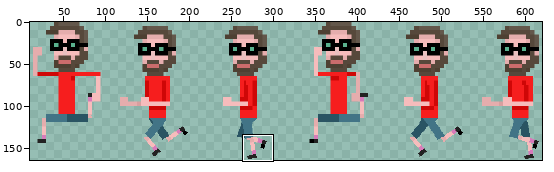
File history of a sprite sheet, frontend/src/game/assets/sprites/characters/martin/martin_run_left.png. Above: a wide view before the commit, with the close-up outlined.
Close-up. As it was:
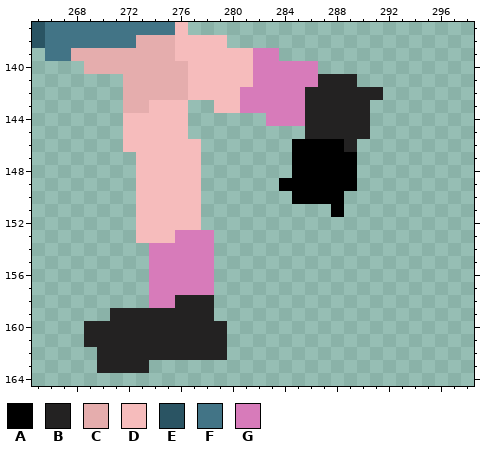
The file is 510x165 pixels. Shown: x 265..298, y 137..164. The old version is drawn lined up with the new one. The wide view leaves out empty margins. The commit also changed other parts of the picture, which this record leaves out.
Palette (. is transparent): A #000000  B #232222  C #e5adad  D #f6bcbc  E #2a5463  F #427486  G #d77bba
Pixels before, first column x 265:
137 EFFFFFFFFFFD...............
138 EFFFFFFFCCCDDDD............
139 .FFCCCCCCCCDDDDDDGG........
140 ....CCCCCCCCDDDDDGGGGG.....
141 .......CCCCCDDDDDGGGGGBBB..
142 .......CCCCCDDDDGGGGGBBBBBB
143 .......CCDDD..DDGGGGGBBBBB.
144 .......DDDDD......GGGBBBBB.
145 .......DDDDD.........BBBBB.
146 .......DDDDDD.......AAAAB..
147 ........DDDDD.......AAAAA..
148 ........DDDDD.......AAAAA..
149 ........DDDDD......AAAAAA..
150 ........DDDDD.......AAAA...
151 ........DDDDD..........A...
152 ........DDDDD..............
153 ........DDDGGG.............
154 .........GGGGG.............
155 .........GGGGG.............
156 .........GGGGG.............
157 .........GGGGG.............
158 .........GGBBB.............
159 ......BBBBBBBB.............
160 ....BBBBBBBBBBB............
161 ....BBBBBBBBBBB............
162 .....BBBBBBBBBB............
163 .....BBBB..................
And afterwards:
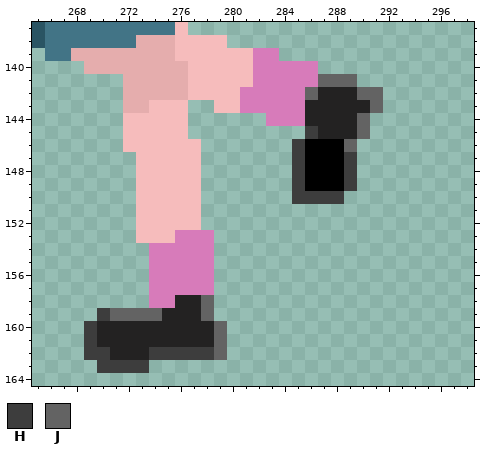
Colours new in this view: H #3d3d3d  J #636363
Edits made:
{"change": "canvas 510x165 -> 648x165; drawings rearranged on the sheet (the old picture shows each at its new place)"}
{"y":141,"x":287,"old":"BBB","new":"JJJ"}
{"y":142,"x":286,"old":"B","new":"J"}
{"y":142,"x":290,"old":"BB","new":"JJ"}
{"y":143,"x":291,"old":".","new":"J"}
{"y":144,"x":290,"old":"B","new":"J"}
{"y":145,"x":286,"old":"B","new":"H"}
{"y":145,"x":290,"old":"B","new":"J"}
{"y":146,"x":285,"old":"A","new":"H"}
{"y":146,"x":289,"old":"B","new":"J"}
{"y":147,"x":285,"old":"A","new":"H"}
{"y":147,"x":289,"old":"A","new":"H"}
{"y":148,"x":285,"old":"A","new":"H"}
{"y":148,"x":289,"old":"A","new":"H"}
{"y":149,"x":284,"old":"AA","new":".H"}
{"y":149,"x":289,"old":"A","new":"H"}
{"y":150,"x":285,"old":"AAAA","new":"HHHH"}
{"y":151,"x":288,"old":"A","new":"."}
{"y":158,"x":278,"old":"B","new":"J"}
{"y":159,"x":270,"old":".BBBB","new":"HJJJJ"}
{"y":159,"x":278,"old":"B","new":"J"}
{"y":160,"x":269,"old":"B","new":"H"}
{"y":160,"x":279,"old":"B","new":"J"}
{"y":161,"x":269,"old":"B","new":"H"}
{"y":161,"x":279,"old":"B","new":"J"}
{"y":162,"x":269,"old":".B","new":"HH"}
{"y":162,"x":274,"old":"BBBBBB","new":"HHHHHJ"}
{"y":163,"x":270,"old":"BBBB","new":"HHHH"}
{"label":"changed","picture_box":[279,74,383,217]}
{"label":"changed","picture_box":[84,295,227,373]}
